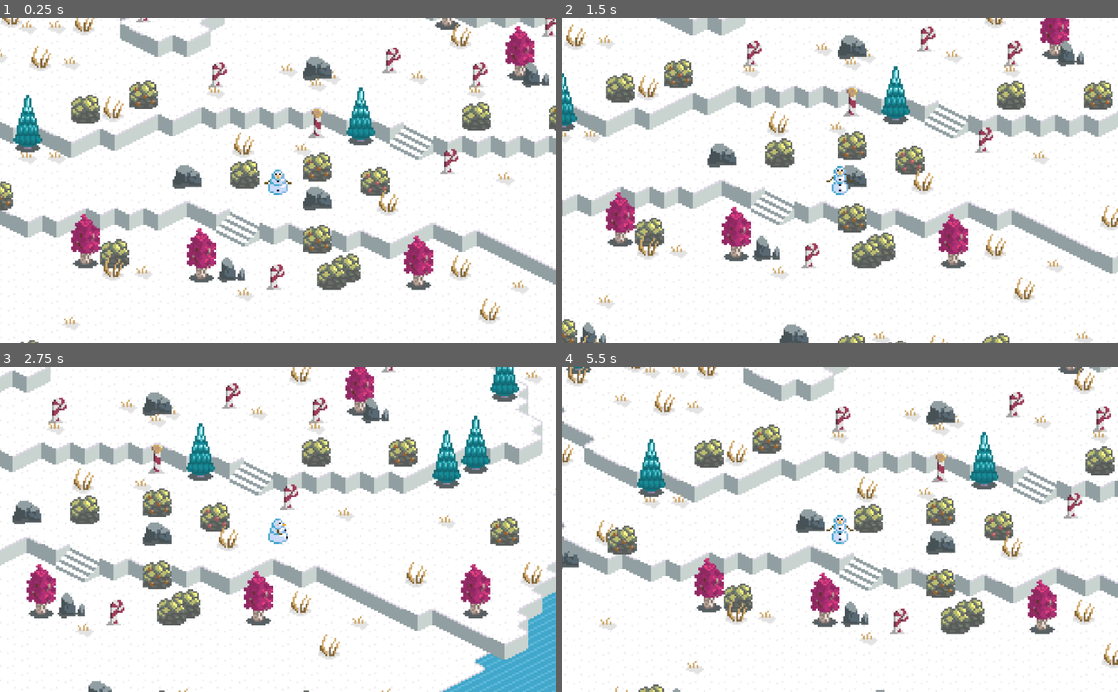
Above: before the commit, frames 1-4 (two rows, left to right).
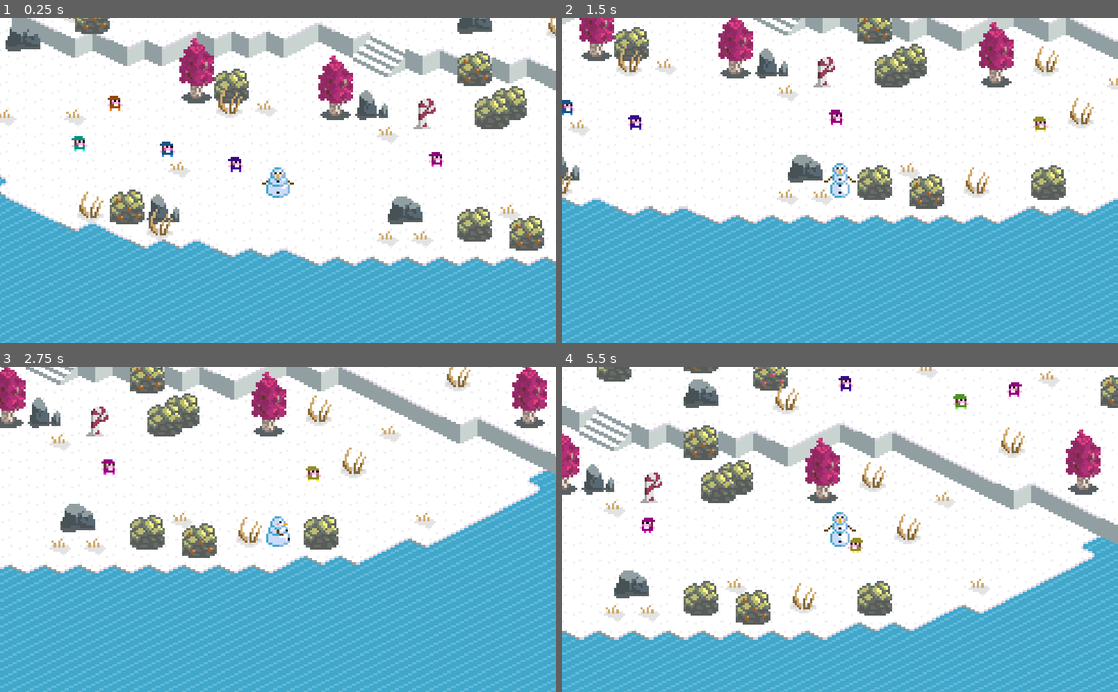
Above: after the commit, the same moments.

Repository: Cyloci/cozy-jam
Game: Godot game, scene res://World.tscn
Two runs of this game, one before a commit and one after it. Both use one fixed random seed, a clock stepped at 60 frames per second and the inputs below.
Inputs:
- Up to frame 1 (0.25 s): no input
- Up to frame 2 (1.5 s): hold D (right) 0.53-1.28 s; hold S (down) from 1.28 s (still down)
- Up to frame 3 (2.75 s): release S (down) at 2.03 s; hold D (right) from 2.03 s (still down)
- Up to frame 4 (5.5 s): release D (right) at 2.78 s; hold W (up) 2.78-3.53 s; hold A (left) 3.53-5.03 s; hold S (down) from 5.03 s (still down)

The runs differ from the first frame. In frame 1, 59% of the frame differs, in the area x 0-100%, y 0-100%; in frame 2, 65%; in frame 3, 65%; in frame 4, 54%.

Commit message:
add Elves

Diff:
--- /dev/null
+++ b/Elf.gd
@@ -0,0 +1,59 @@
+extends KinematicBody2D
+
+enum {
+	IDLE,
+	WANDER,
+}
+
+export var MAX_SPEED = 10
+
+const WANDER_RANGE = 15
+const WANDER_TARGET_RANGE = 4
+
+onready var start_position = global_position
+onready var target_position = global_position
+onready var state = IDLE
+onready var wander_timer = $WanderTimer
+onready var animation = $AnimationPlayer
+
+var velocity = Vector2.ZERO
+
+var colors = [
+	Color("ff1010"),
+	Color("ff8010"),
+	Color("fff340"),
+	Color("8eff40"),
+	Color("00fdd9"),
+	Color("2391f1"),
+	Color("6014e9"),
+	Color("ff00d7"),
+]
+
+func _ready():
+	animation.play("WalkRight")
+	$Clothes.modulate = colors[randi() % colors.size()]
+
+func _physics_process(_delta):
+	match state:
+		IDLE:
+			velocity = Vector2.ZERO
+			if wander_timer.time_left == 0:
+				wander_timer.wait_time = randf() * 3 + 2
+				wander_timer.start()
+		WANDER:
+			var direction = global_position.direction_to(target_position)
+			velocity = move_and_slide(direction * MAX_SPEED)
+			if global_position.distance_to(target_position) <= WANDER_TARGET_RANGE:
+				state = IDLE
+	if velocity.x > 0:
+		animation.play("WalkRight")
+	elif velocity.x < 0:
+		animation.play("WalkLeft")
+
+func _on_WanderTimer_timeout():
+	var random_delta_vector = Vector2(
+		rand_range(-WANDER_RANGE, WANDER_RANGE),
+		rand_range(-WANDER_RANGE, WANDER_RANGE)
+	)
+	target_position = start_position + random_delta_vector
+	state = WANDER
--- /dev/null
+++ b/Elf.tscn
@@ -0,0 +1,143 @@
+[gd_scene load_steps=6 format=2]
+
+[ext_resource path="res://elf.png" type="Texture" id=1]
+[ext_resource path="res://Elf.gd" type="Script" id=2]
+
+[sub_resource type="CircleShape2D" id=1]
+radius = 2.96684
+
+[sub_resource type="Animation" id=3]
+resource_name = "WalkLeft"
+length = 0.4
+loop = true
+tracks/0/type = "value"
+tracks/0/path = NodePath("Sprite:frame")
+tracks/0/interp = 1
+tracks/0/loop_wrap = true
+tracks/0/imported = false
+tracks/0/enabled = true
+tracks/0/keys = {
+"times": PoolRealArray( 0, 0.2 ),
+"transitions": PoolRealArray( 1, 1 ),
+"update": 1,
+"values": [ 0, 1 ]
+}
+tracks/1/type = "value"
+tracks/1/path = NodePath("Sprite:flip_h")
+tracks/1/interp = 1
+tracks/1/loop_wrap = true
+tracks/1/imported = false
+tracks/1/enabled = true
+tracks/1/keys = {
+"times": PoolRealArray( 0 ),
+"transitions": PoolRealArray( 1 ),
+"update": 1,
+"values": [ true ]
+}
+tracks/2/type = "value"
+tracks/2/path = NodePath("Clothes:frame")
+tracks/2/interp = 1
+tracks/2/loop_wrap = true
+tracks/2/imported = false
+tracks/2/enabled = true
+tracks/2/keys = {
+"times": PoolRealArray( 0, 0.2 ),
+"transitions": PoolRealArray( 1, 1 ),
+"update": 1,
+"values": [ 4, 5 ]
+}
+tracks/3/type = "value"
+tracks/3/path = NodePath("Clothes:flip_h")
+tracks/3/interp = 1
+tracks/3/loop_wrap = true
+tracks/3/imported = false
+tracks/3/enabled = true
+tracks/3/keys = {
+"times": PoolRealArray( 0 ),
+"transitions": PoolRealArray( 1 ),
+"update": 1,
+"values": [ true ]
+}
+
+[sub_resource type="Animation" id=2]
+resource_name = "WalkRight"
+length = 0.4
+loop = true
+tracks/0/type = "value"
+tracks/0/path = NodePath("Sprite:frame")
+tracks/0/interp = 1
+tracks/0/loop_wrap = true
+tracks/0/imported = false
+tracks/0/enabled = true
+tracks/0/keys = {
+"times": PoolRealArray( 0, 0.2 ),
+"transitions": PoolRealArray( 1, 1 ),
+"update": 1,
+"values": [ 0, 1 ]
+}
+tracks/1/type = "value"
+tracks/1/path = NodePath("Sprite:flip_h")
+tracks/1/interp = 1
+tracks/1/loop_wrap = true
+tracks/1/imported = false
+tracks/1/enabled = true
+tracks/1/keys = {
+"times": PoolRealArray( 0 ),
+"transitions": PoolRealArray( 1 ),
+"update": 1,
+"values": [ false ]
+}
+tracks/2/type = "value"
+tracks/2/path = NodePath("Clothes:frame")
+tracks/2/interp = 1
+tracks/2/loop_wrap = true
+tracks/2/imported = false
+tracks/2/enabled = true
+tracks/2/keys = {
+"times": PoolRealArray( 0, 0.2 ),
+"transitions": PoolRealArray( 1, 1 ),
+"update": 1,
+"values": [ 4, 5 ]
+}
+tracks/3/type = "value"
+tracks/3/path = NodePath("Clothes:flip_h")
+tracks/3/interp = 1
+tracks/3/loop_wrap = true
+tracks/3/imported = false
+tracks/3/enabled = true
+tracks/3/keys = {
+"times": PoolRealArray( 0 ),
+"transitions": PoolRealArray( 1 ),
+"update": 1,
+"values": [ false ]
+}
+
+[node name="Elf" type="KinematicBody2D"]
+script = ExtResource( 2 )
+
+[node name="CollisionShape2D" type="CollisionShape2D" parent="."]
+shape = SubResource( 1 )
+
+[node name="Sprite" type="Sprite" parent="."]
+texture = ExtResource( 1 )
+flip_h = true
+hframes = 4
+vframes = 2
+frame = 1
+
+[node name="WanderTimer" type="Timer" parent="."]
+one_shot = true
+
+[node name="AnimationPlayer" type="AnimationPlayer" parent="."]
+anims/WalkLeft = SubResource( 3 )
+anims/WalkRight = SubResource( 2 )
+
+[node name="Clothes" type="Sprite" parent="."]
+modulate = Color( 0.160784, 0.717647, 0.262745, 1 )
+texture = ExtResource( 1 )
+flip_h = true
+hframes = 4
+vframes = 2
+frame = 5
+
+[connection signal="timeout" from="WanderTimer" to="." method="_on_WanderTimer_timeout"]
--- a/Player.gd
+++ b/Player.gd
@@ -22,6 +22,6 @@
 	velocity = velocity.normalized() * speed
 	$AnimationPlayer.play("Walk" + direction)
 
-func _physics_process(delta):
+func _physics_process(_delta):
 	get_input()
 	velocity = move_and_slide(velocity)
--- a/Player.tscn
+++ b/Player.tscn
@@ -87,7 +87,7 @@
 
 [node name="Camera2D" type="Camera2D" parent="."]
 current = true
-zoom = Vector2( 0.3, 0.3 )
+zoom = Vector2( 0.25, 0.25 )
 
 [node name="AnimationPlayer" type="AnimationPlayer" parent="."]
 anims/WalkBack = SubResource( 2 )
--- a/World.tscn
+++ b/World.tscn
@@ -1,7 +1,8 @@
-[gd_scene load_steps=18 format=2]
+[gd_scene load_steps=19 format=2]
 
 [ext_resource path="res://Player.tscn" type="PackedScene" id=1]
 [ext_resource path="res://full-tileset.png" type="Texture" id=2]
+[ext_resource path="res://Elf.tscn" type="PackedScene" id=3]
 
 [sub_resource type="ConvexPolygonShape2D" id=1]
 points = PoolVector2Array( 0.014679, 3.17493, 9.96684, 7.98875, 7.85742, 7.98875, 0, 3.93217 )
@@ -312,4 +313,108 @@
 tile_data = PoolIntArray( -2752537, 5, 1, -2752536, 5, 1, -2687000, 3, 3, -2686999, 4, 0, -2686995, 5, 1, -2621470, 5,  …(2991 unchanged characters)…
 
 [node name="Player" parent="YSort" instance=ExtResource( 1 )]
-position = Vector2( -13.6886, 27.4751 )
+position = Vector2( -82.544, 111.73 )
+
+[node name="Elves" type="YSort" parent="YSort"]
+
+[node name="Elf" parent="YSort/Elves" instance=ExtResource( 3 )]
+position = Vector2( -102.43, 104.754 )
+
+[node name="Elf2" parent="YSort/Elves" instance=ExtResource( 3 )]
+position = Vector2( -9.97354, 102.437 )
+
+[node name="Elf3" parent="YSort/Elves" instance=ExtResource( 3 )]
+position = Vector2( 83.9569, 105.596 )
+
+[node name="Elf4" parent="YSort/Elves" instance=ExtResource( 3 )]
+position = Vector2( -174.457, 95.2766 )
+
+[node name="Elf5" parent="YSort/Elves" instance=ExtResource( 3 )]
+position = Vector2( -227.53, 58.8417 )
+
+[node name="Elf6" parent="YSort/Elves" instance=ExtResource( 3 )]
+position = Vector2( -158.03, 76.5327 )
+
+[node name="Elf7" parent="YSort/Elves" instance=ExtResource( 3 )]
+position = Vector2( -134.021, 97.8039 )
+
+[node name="Elf8" parent="YSort/Elves" instance=ExtResource( 3 )]
+position = Vector2( -103.904, 27.672 )
+
+[node name="Elf9" parent="YSort/Elves" instance=ExtResource( 3 )]
+position = Vector2( -11.2372, 17.7735 )
+
+[node name="Elf10" parent="YSort/Elves" instance=ExtResource( 3 )]
+position = Vector2( 73.4266, 33.3584 )
+
+[node name="Elf11" parent="YSort/Elves" instance=ExtResource( 3 )]
+position = Vector2( 71.9523, -26.6645 )
+
+[node name="Elf12" parent="YSort/Elves" instance=ExtResource( 3 )]
+position = Vector2( 30.4629, -49.1993 )
+
+[node name="Elf13" parent="YSort/Elves" instance=ExtResource( 3 )]
+position = Vector2( -16.9235, -53.8327 )
+
+[node name="Elf14" parent="YSort/Elves" instance=ExtResource( 3 )]
+position = Vector2( 37.4129, -115.119 )
+
+[node name="Elf15" parent="YSort/Elves" instance=ExtResource( 3 )]
+position = Vector2( 81.0084, -104.589 )
+
+[node name="Elf16" parent="YSort/Elves" instance=ExtResource( 3 )]
+position = Vector2( -54.8327, -138.075 )
+
+[node name="Elf17" parent="YSort/Elves" instance=ExtResource( 3 )]
+position = Vector2( -108.958, -93.4267 )
+
+[node name="Elf18" parent="YSort/Elves" instance=ExtResource( 3 )]
+position = Vector2( -138.865, -52.7796 )
+
+[node name="Elf19" parent="YSort/Elves" instance=ExtResource( 3 )]
+position = Vector2( -165.19, -73.6296 )
+
+[node name="Elf20" parent="YSort/Elves" instance=ExtResource( 3 )]
+position = Vector2( -165.19, -42.0387 )
+
+[node name="Elf21" parent="YSort/Elves" instance=ExtResource( 3 )]
+position = Vector2( -188.989, 11.2447 )
+
+[node name="Elf22" parent="YSort/Elves" instance=ExtResource( 3 )]
+position = Vector2( -132.757, 24.7235 )
+
+[node name="Elf23" parent="YSort/Elves" instance=ExtResource( 3 )]
+position = Vector2( -17.5553, -74.2615 )
+
+[node name="Elf24" parent="YSort/Elves" instance=ExtResource( 3 )]
+position = Vector2( 156.616, -34.6675 )
+
+[node name="Elf25" parent="YSort/Elves" instance=ExtResource( 3 )]
+position = Vector2( 124.393, 38.4129 )
+
+[node name="Elf26" parent="YSort/Elves" instance=ExtResource( 3 )]
+position = Vector2( 162.302, 38.4129 )
+
+[node name="Elf27" parent="YSort/Elves" instance=ExtResource( 3 )]
+position = Vector2( 228.433, 27.8826 )
+
+[node name="Elf28" parent="YSort/Elves" instance=ExtResource( 3 )]
+position = Vector2( 230.539, -35.2993 )
+
+[node name="Elf29" parent="YSort/Elves" instance=ExtResource( 3 )]
+position = Vector2( 232.856, -93.216 )
+
+[node name="Elf30" parent="YSort/Elves" instance=ExtResource( 3 )]
+position = Vector2( 198.527, -146.078 )
+
+[node name="Elf31" parent="YSort/Elves" instance=ExtResource( 3 )]
+position = Vector2( 157.037, -181.671 )
+
+[node name="Elf32" parent="YSort/Elves" instance=ExtResource( 3 )]
+position = Vector2( 139.925, -242.908 )
+
+[node name="Elf33" parent="YSort/Elves" instance=ExtResource( 3 )]
+position = Vector2( 104.386, -219.159 )
+
+[node name="Elf34" parent="YSort/Elves" instance=ExtResource( 3 )]
+position = Vector2( 159.565, -207.154 )
--- a/project.godot
+++ b/project.godot
@@ -13,6 +13,11 @@
 config/name="cozy-jam"
 run/main_scene="res://World.tscn"
 config/icon="res://icon.png"
+
+[display]
+
+window/stretch/mode="2d"
+window/stretch/aspect="keep"
 
 [importer_defaults]
 
Not shown: 9 places in World.tscn that only renumber resources
Binary file added: elf.ase
Binary file changed: elf.png
Not shown, added: elf.png.import
